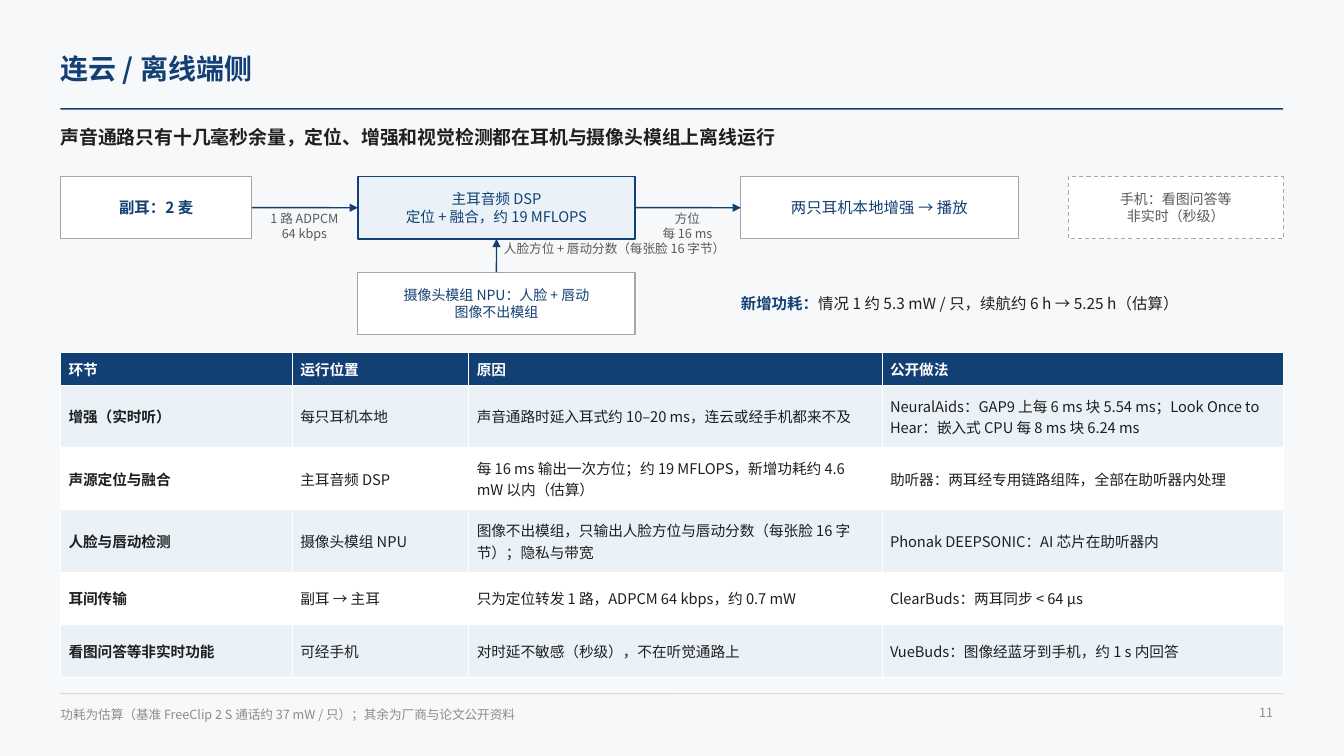
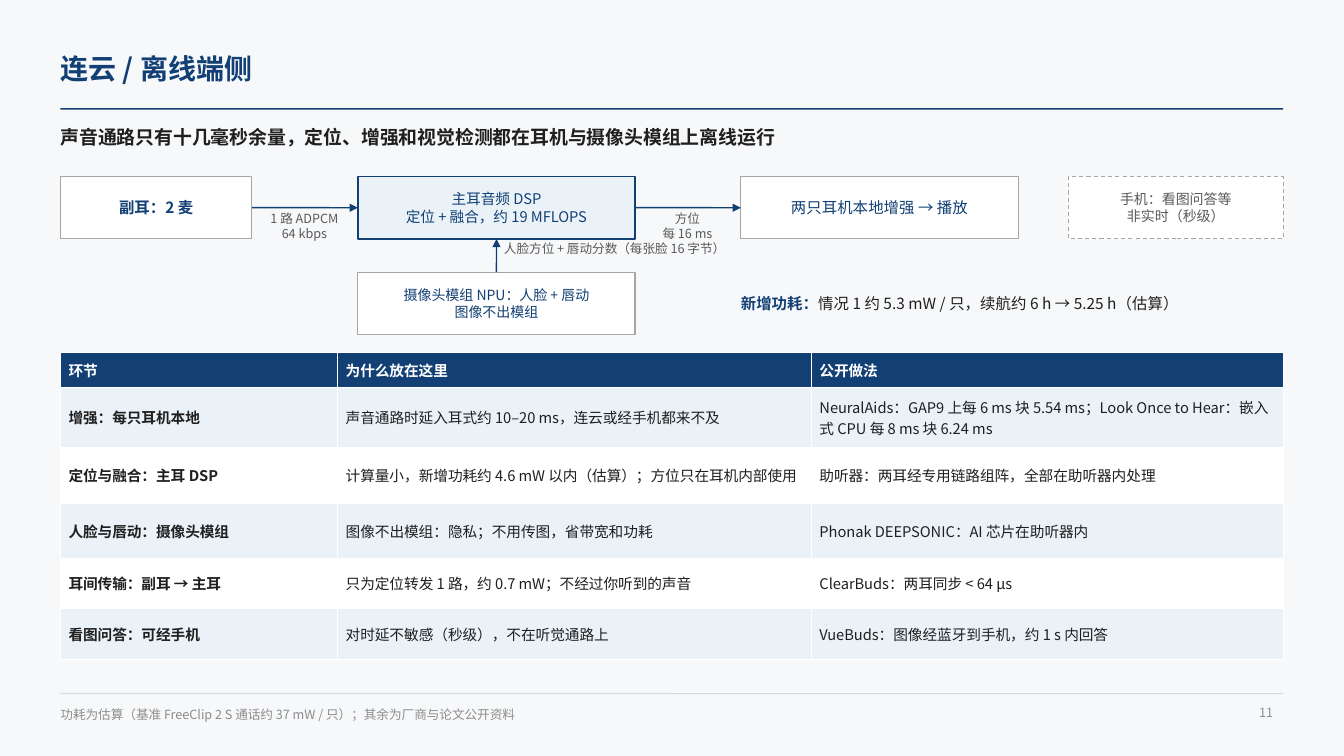
Before and after one commit to ZeroFoxxi/ssl-scene1, a slide deck: slide 11 of 02_耳机声源定位/耳机摄像头听觉辅助_声源定位与波束成形技术总结.pptx. Drawn at 1344x756 pixels with LibreOffice and Linux fonts; fonts in the diff are those of the drawing. Boxes give left, top, right and bottom in pixels: in the first picture for what was removed or moved away, otherwise in the second. Text is boxed around its words. In the diff, an @@ line names an element or a change of style, - is before the commit and + after.

```diff
--- a/02_耳机声源定位/耳机摄像头听觉辅助_声源定位与波束成形技术总结.pptx
+++ b/02_耳机声源定位/耳机摄像头听觉辅助_声源定位与波束成形技术总结.pptx
@@ table at [60, 353, 1284, 646] @@
-column 1: 环节 | 增强（实时听） | 声源定位与融合 | 人脸与唇动检测 | 耳间传输 | 看图问答等非实时功能
-column 2: 运行位置 | 每只耳机本地 | 主耳音频 DSP | 摄像头模组 NPU | 副耳 → 主耳 | 可经手机
-column 3: 原因 | 声音通路时延入耳式约 10–20 ms，连云或经手机都来不及 | 每 16 ms 输出一次方位；约 19 MFLOPS，新增功耗约 4.6 mW 以内（估算） | 图像不出模组，只输出人脸方位与唇动分数（每张脸 16 字节）；隐私与带宽 | 只为定位转发 1 路，ADPCM 64 kbps，约 0.7 mW | 对时延不敏感（秒级），不在听觉通路上
+column 1: 环节 | 增强：每只耳机本地 | 定位与融合：主耳 DSP | 人脸与唇动：摄像头模组 | 耳间传输：副耳 → 主耳 | 看图问答：可经手机
+column 2: 为什么放在这里 | 声音通路时延入耳式约 10–20 ms，连云或经手机都来不及 | 计算量小，新增功耗约 4.6 mW 以内（估算）；方位只在耳机内部使用 | 图像不出模组：隐私；不用传图，省带宽和功耗 | 只为定位转发 1 路，约 0.7 mW；不经过你听到的声音 | 对时延不敏感（秒级），不在听觉通路上
```
Also in this commit, not shown: 3 other slides changed, 2 other files.
